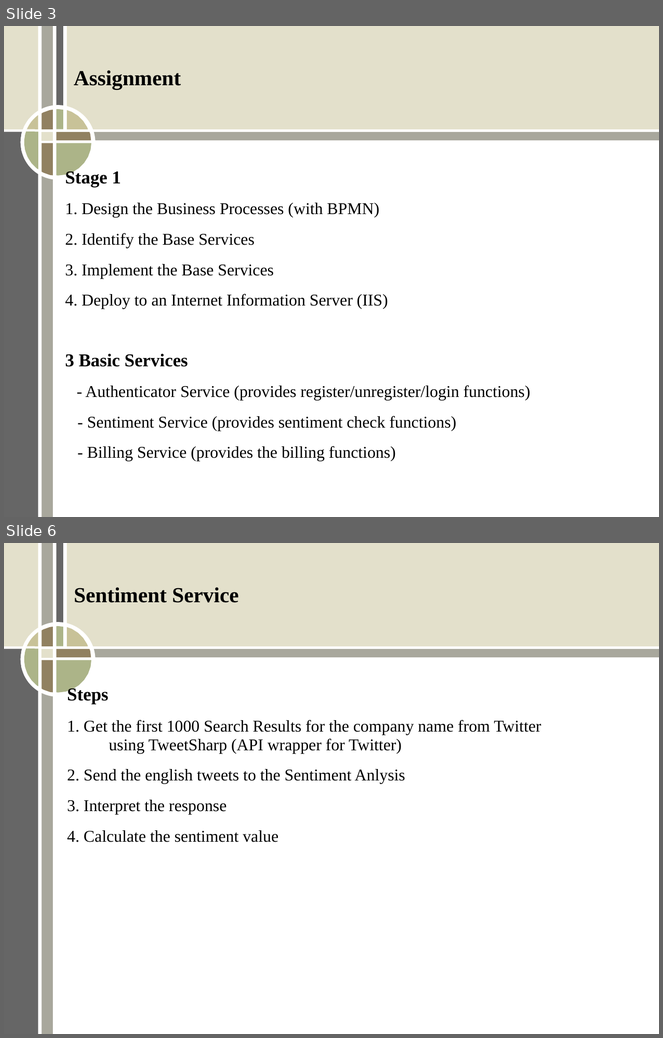
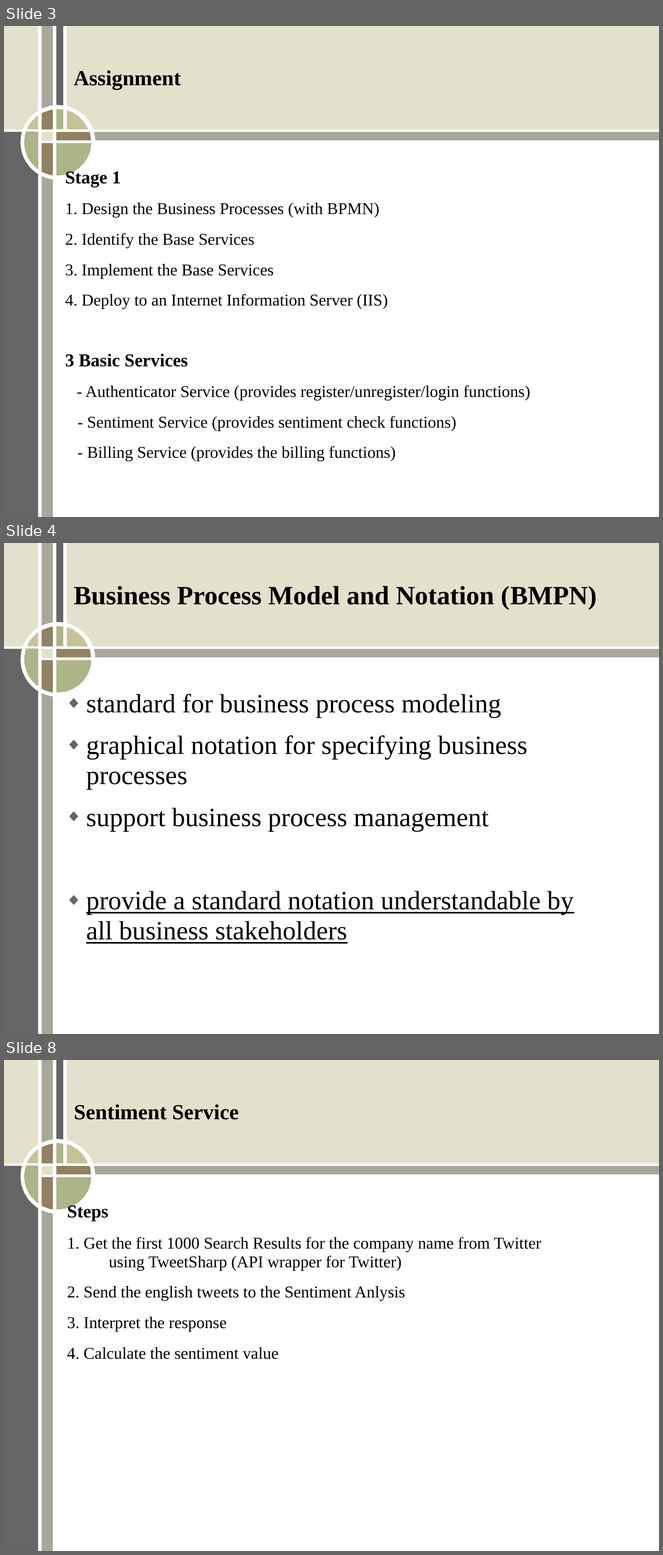
Before and after one commit to ERit/aic_group2_topic1, a slide deck: Stage1.ppt. Shown one above the other, each under a label of ours: slides 3 and 6 before the commit, slides 3, 4 and 8 after it; the slides between them are not shown. The pictures are 663x1038 and 663x1555 pixels, drawn with LibreOffice and Linux fonts; fonts in the diff are those of the drawing. Boxes give left, top, right and bottom in pixels: in the first picture for what was removed or moved away, otherwise in the second. Text is boxed around its words. In the diff, an @@ line names an element or a change of style, - is before the commit and + after.

```diff
--- a/Stage1.ppt
+++ b/Stage1.ppt
@@ slide 4 added at box(4, 543, 659, 1034), background #FFFFFF; not listed: 17 template elements that a slide beside it also shows @@
@@ title added at box(74, 586, 597, 610), 32 pt, text #000000, bold @@
+Business Process Model and Notation (BMPN)
@@ text added at box(86, 694, 574, 944), 32 pt, text #000000 @@
+◆ standard for business process modeling
+◆ graphical notation for specifying business processes
+◆ support business process management
+◆ provide a standard notation understandable by all business stakeholders
@@ what was slide 6 is now slide 8 @@
```
Also in this commit, not shown: 1 slide changed, 4 other slides added, 3 slides removed, 3 other files.
